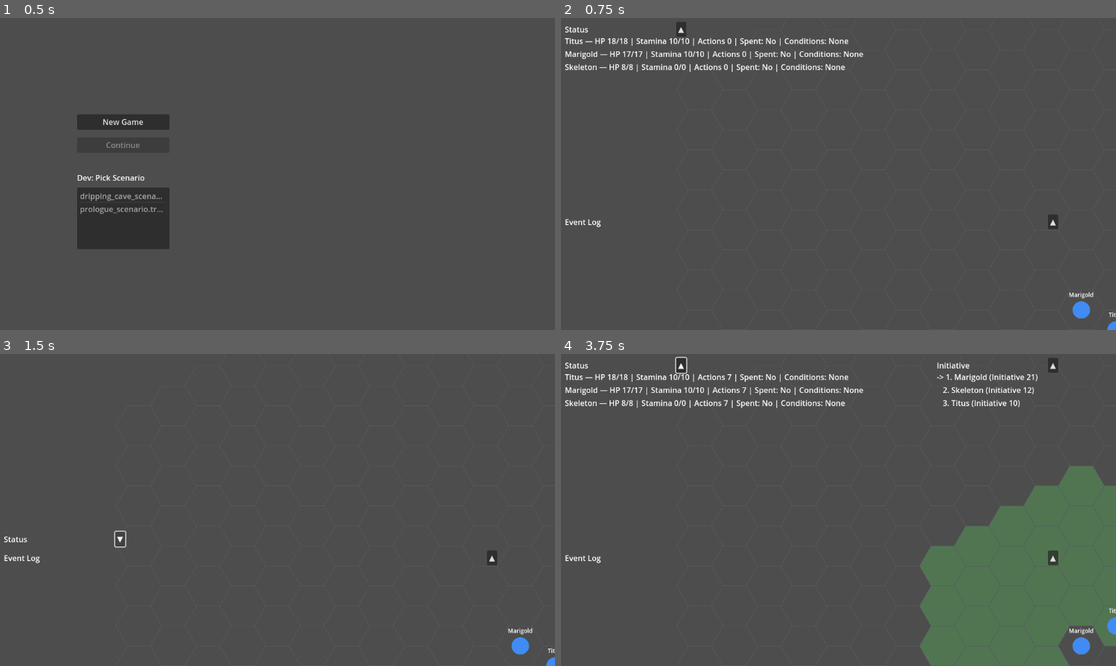
Above: before the commit, frames 1-4 (two rows, left to right).
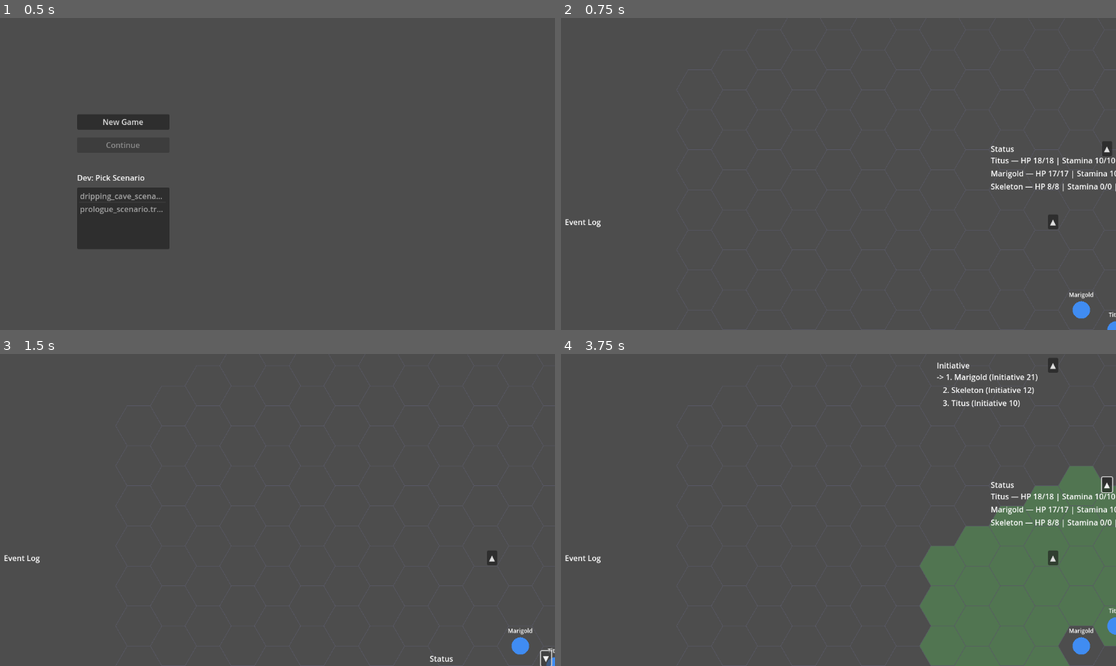
Above: after the commit, the same moments.

Repository: Pyroraptor/hykaen
Game: Godot game, scene res://scenes/TitleScreen.tscn
The game is run twice, just before and just after one commit, with the same random seed, the same clock (stepped at 60 frames per second) and the same inputs.
Inputs (mouse positions are in pixels of both pictures, inside the frame that each line leads up to):
- Up to frame 1 (0.5 s): no input
- Up to frame 2 (0.75 s): click "New Game" at 0.5 s
- Up to frame 3 (1.5 s): click "▲" at 1.25 s
- Up to frame 4 (3.75 s): click "▼" at 2 s; tap Enter at 2.75 s; move the mouse to (960, 494) at 2.77 s; hold Right (ui_right) 2.78-3.5 s; hold Shift 2.78-3.5 s; click (960, 494) at 2.92 s; tap Space at 3.5 s; drag from (727, 525) to (810, 572) at 3.52 s

Frame 1 is identical in both runs. In frame 2, 2.3% of the frame differs, in the area x 0-100%, y 1-56%; in frame 3, 0.2%; in frame 4, 2.3%, in the area x 0-100%, y 0-56%.

Commit message:
feat(FEAT-357): Correct StatusPanelView anchor configuration to bottom(-right) per FR-009
Step: tdd-execute
Files: 2

Diff:
--- a/presentation/status_panel_view.tscn
+++ b/presentation/status_panel_view.tscn
@@ -4,11 +4,15 @@
 
 [node name="StatusPanelView" type="Control"]
 layout_mode = 3
-anchors_preset = 0
-offset_left = 8.0
-offset_top = 8.0
-offset_right = 260.0
-offset_bottom = 400.0
+anchors_preset = 3
+anchor_left = 1.0
+anchor_top = 1.0
+anchor_right = 1.0
+anchor_bottom = 1.0
+offset_left = -260.0
+offset_top = -392.0
+offset_right = -8.0
+offset_bottom = 0.0
 grow_horizontal = 0
 grow_vertical = 0
 size_flags_vertical = 0
--- /dev/null
+++ b/tests/unit/presentation/test_status_panel_anchor.gd
@@ -0,0 +1,109 @@
+extends GutTest
+## tests/unit/presentation/test_status_panel_anchor.gd — FEAT-357
+## (US-009 / FR-009, ADR-004 AnchorConfig).
+##
+## NOTE on file location: FEAT-357's plan lists this file's path as
+## "tests/panels/test_status_panel_anchor.gd". This project's established,
+## actual layout (every FEAT-008..010/353 commit; see
+## tests/unit/test_ci_gut_presentation_consolidation_feat353.py's own note)
+## keeps every panel-scene GUT suite under tests/unit/presentation/ rather
+## than a tests/panels/ tree that does not otherwise exist in this codebase.
+## This suite follows that established convention.
+##
+## Regression context (DEF-VER-002 / FINDING-002): a prior peer review found
+## StatusPanelView.tscn anchored to the TOP of the viewport (anchors_preset
+## = 0, i.e. anchor_top/anchor_bottom/anchor_right all 0.0) instead of
+## bottom-right, as US-009/FR-009 and ADR-004's per-panel anchored collapse
+## direction require -- the same pattern already exercised on InitiativeView
+## (top-right anchor). tests/unit/presentation/test_panel_anchor_collapse.gd
+## (FEAT-010) already pins StatusPanelView's grow_vertical ==
+## GROW_DIRECTION_BEGIN (upward collapse, bottom edge fixed) and the
+## *relative* geometry deltas across a toggle_collapsed() call, but never
+## asserted the panel's actual anchor_top/anchor_bottom/anchor_right fields
+## nor that its resting position is flush against the viewport's bottom
+## edge -- which is exactly how a top-anchored-but-otherwise-plausible
+## configuration slipped through. This suite closes that gap.
+
+const StatusPanelViewScene: PackedScene = preload("res://presentation/status_panel_view.tscn")
+
+## DEFAULT_VIEWPORT_SIZE — the project's configured default resolution
+## (project.godot has no display/window/size override, so Godot 4's engine
+## default of 1152x648 applies at real runtime). A headless GUT run's root
+## Viewport does NOT inherit this by default (it starts at a small,
+## test-harness-internal size), so it's set explicitly here for every test
+## in this suite -- letting each test exercise the exact resolution
+## test_criteria calls out, rather than an incidental headless-runner size.
+const DEFAULT_VIEWPORT_SIZE: Vector2i = Vector2i(1152, 648)
+
+
+func _instantiate():
+	get_tree().root.size = DEFAULT_VIEWPORT_SIZE
+	var view = StatusPanelViewScene.instantiate()
+	add_child_autofree(view)
+	return view
+
+
+# ── Anchor fields: bottom-right anchored ────────────────────────────────────
+
+func test_status_panel_view_is_bottom_anchored() -> void:
+	var view = _instantiate()
+	assert_eq(view.anchor_top, 1.0, "StatusPanelView.anchor_top must be 1.0 (bottom-anchored)")
+	assert_eq(view.anchor_bottom, 1.0, "StatusPanelView.anchor_bottom must be 1.0 (bottom-anchored)")
+
+
+func test_status_panel_view_is_right_anchored() -> void:
+	var view = _instantiate()
+	assert_eq(view.anchor_right, 1.0, "StatusPanelView.anchor_right must be 1.0 (right-anchored)")
+
+
+# ── grow_vertical: upward growth on collapse (no gap at the bottom edge) ───
+
+func test_status_panel_view_grows_upward_on_collapse() -> void:
+	var view = _instantiate()
+	assert_eq(
+		view.grow_vertical,
+		Control.GROW_DIRECTION_BEGIN,
+		"StatusPanelView.grow_vertical must be GROW_DIRECTION_BEGIN (upward growth) "
+		+ "so collapsing never opens a gap at the bottom edge"
+	)
+
+
+# ── Computed rect: flush against the viewport's bottom edge ────────────────
+
+func test_status_panel_view_bottom_edge_is_flush_with_viewport_bottom() -> void:
+	var view = _instantiate()
+	var viewport_size: Vector2 = view.get_viewport().get_visible_rect().size
+	assert_eq(
+		viewport_size, Vector2(DEFAULT_VIEWPORT_SIZE),
+		"this test exercises the project's default 1152x648 viewport size"
+	)
+
+	var computed_bottom: float = view.global_position.y + view.size.y
+	assert_eq(
+		computed_bottom, viewport_size.y,
+		"StatusPanelView's bottom edge (global_position.y + size.y) must equal the "
+		+ "viewport height at the default 1152x648 resolution -- the panel sits "
+		+ "flush against the bottom, not the top"
+	)
+
+
+func test_status_panel_view_docks_to_bottom_right_not_top_left() -> void:
+	var view = _instantiate()
+	var viewport_size: Vector2 = view.get_viewport().get_visible_rect().size
+	var computed_bottom: float = view.global_position.y + view.size.y
+	var computed_right: float = view.global_position.x + view.size.x
+
+	# A top-anchored panel (the pre-fix bug: anchors_preset = 0, offset_top =
+	# 8) would rest with its bottom edge at y = 400 regardless of viewport
+	# size -- nowhere near the viewport's actual bottom edge at any
+	# non-trivial resolution. The fixed, bottom-right-anchored panel's
+	# bottom/right edges must instead track the viewport's own bottom/right
+	# edges (within its fixed 8px margin from the right).
+	assert_almost_eq(
+		computed_bottom, viewport_size.y, 0.01,
+		"StatusPanelView's bottom edge must track the viewport's bottom edge, not rest at a fixed offset from the top"
+	)
+	assert_almost_eq(
+		computed_right, viewport_size.x - 8.0, 0.01,
+		"StatusPanelView's right edge must track the viewport's right edge (8px margin), not rest at a fixed offset from the left"
+	)
